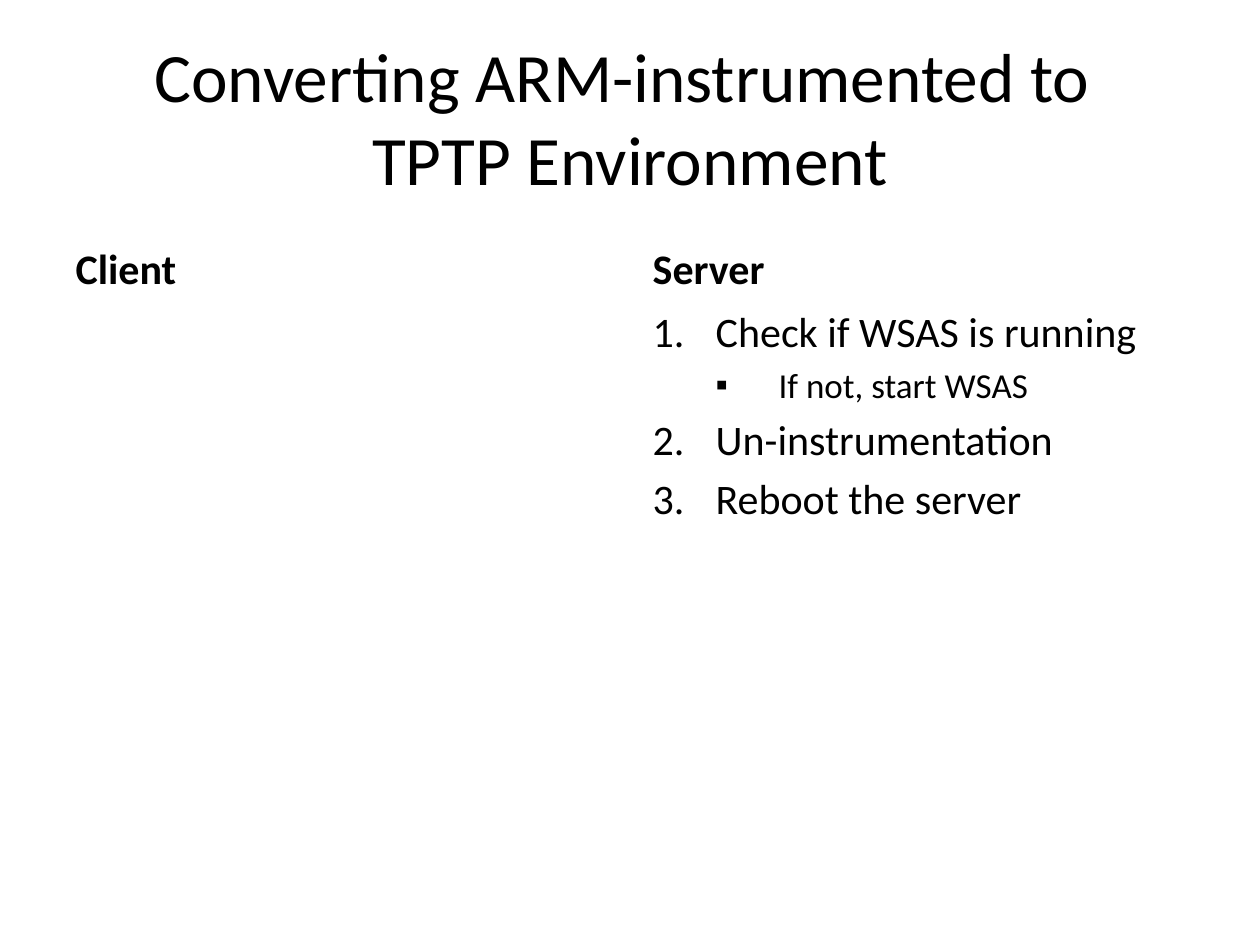
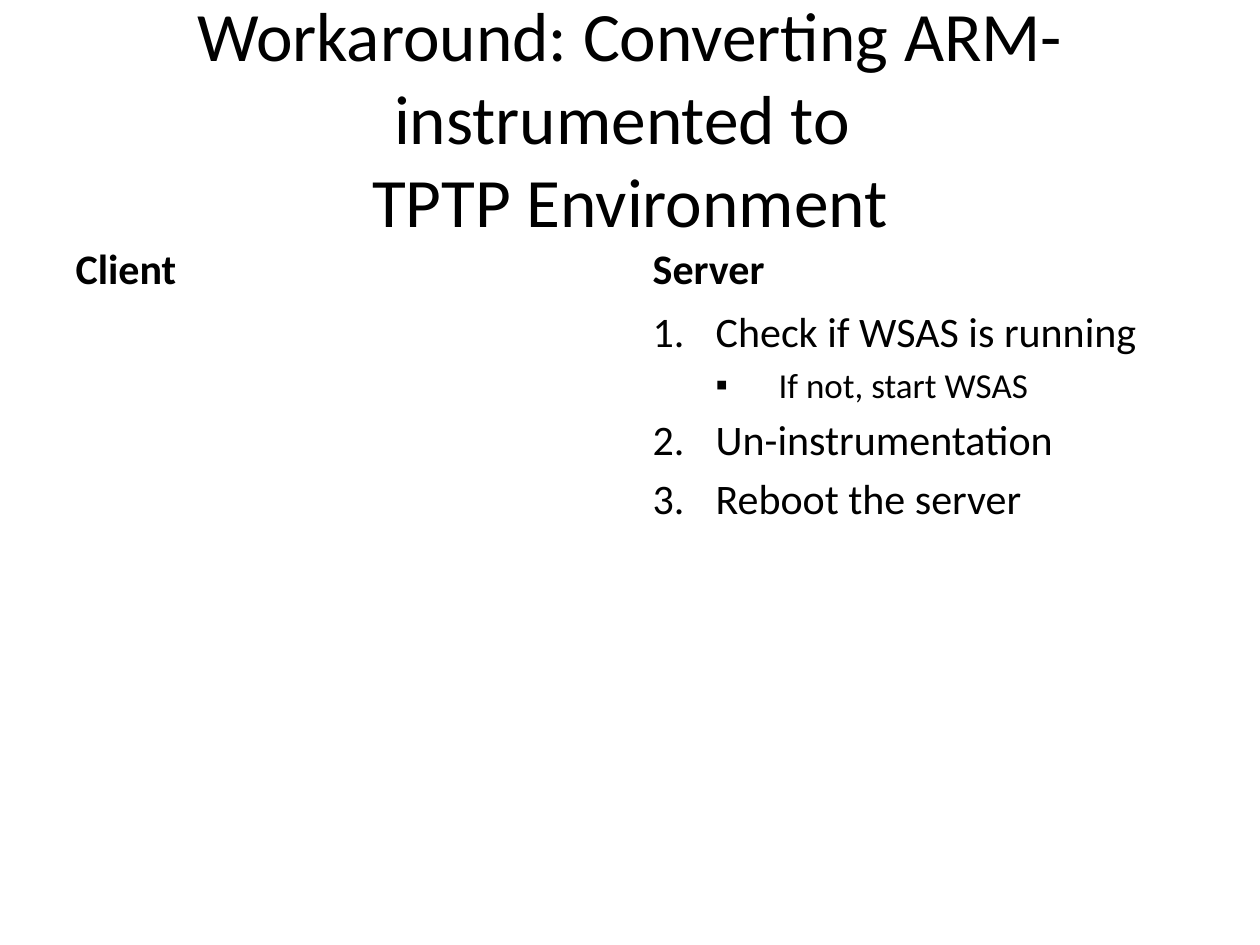
Before and after one commit to wsgan001/asegrp, a slide deck: slide 23 of papers/DRCPA/docs/PerfTest - Profiling.pptx (slide 6 before the commit). Drawn at 1260x945 pixels with LibreOffice and Linux fonts; fonts in the diff are those of the drawing. Boxes give left, top, right and bottom in pixels: in the first picture for what was removed or moved away, otherwise in the second. Text is boxed around its words. In the diff, an @@ line names an element or a change of style, - is before the commit and + after.

```diff
--- a/papers/DRCPA/docs/PerfTest - Profiling.pptx
+++ b/papers/DRCPA/docs/PerfTest - Profiling.pptx
@@ title at <box>197,13,1062,228</box>: text changed @@
-Converting ARM-instrumented to
-TPTP Environment
+Workaround: Converting ARM-instrumented to
+TPTP Environment
```
Also in this commit, not shown: 6 other slides changed, 5 slides added, 2 slides removed, 3 other files.
